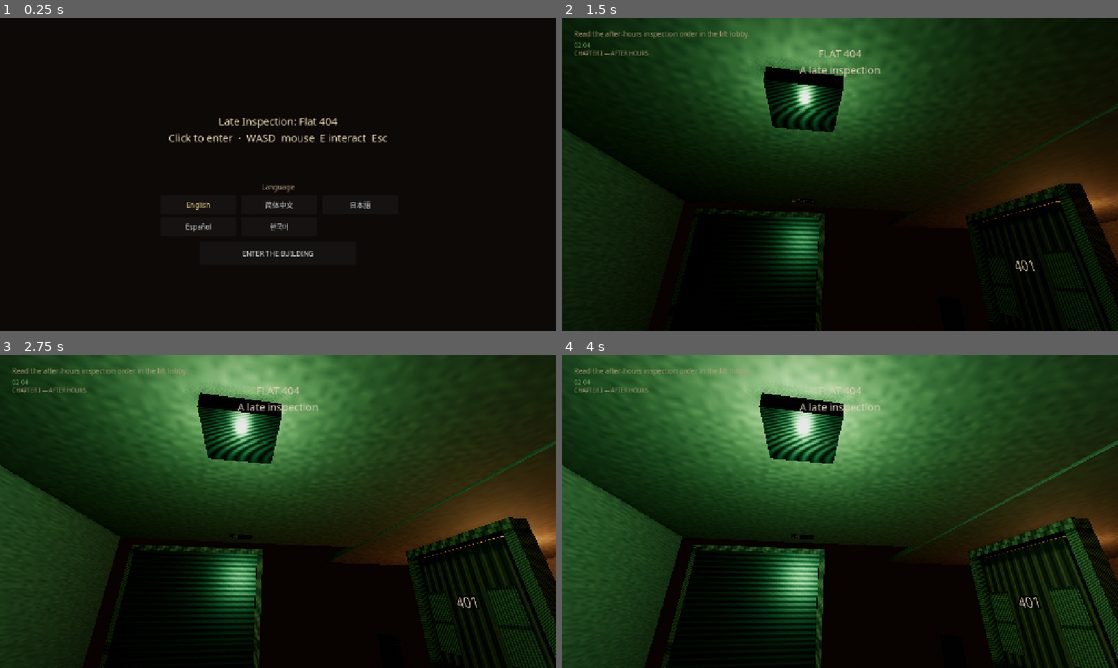
Above: before the commit, frames 1-4 (two rows, left to right).
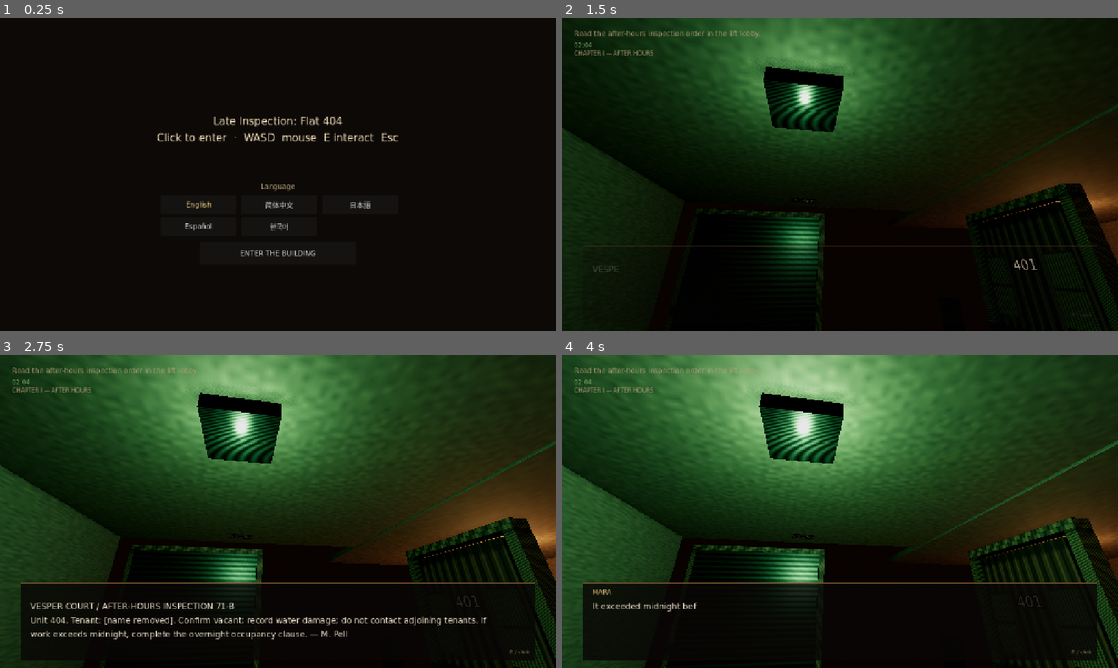
Above: after the commit, the same moments.

Repository: bfstone25-stack/play
Game: Godot game, scene res://scenes/main.tscn
Same seed, same stepped clock (60 frames per second), same inputs: the game is played once before the commit and once after it.
Inputs (mouse positions are in pixels of both pictures, inside the frame that each line leads up to):
- Up to frame 1 (0.25 s): no input
- Up to frame 2 (1.5 s): click "ENTER THE BUILDING" at 0.5 s; tap Enter at 1.25 s; move the mouse to (867, 174) at 1.27 s; hold W from 1.28 s (still down); hold F (flashlight) from 1.28 s (still down); click (867, 174) at 1.42 s
- Up to frame 3 (2.75 s): keep holding W; tap Space at 1.52, 2.27 s; move the mouse to (250, 511) at 2.02 s; release F (flashlight) at 2.03 s; tap E (interact) at 2.1 s
- Up to frame 4 (4 s): keep holding W; move the mouse to (851, 505) at 2.77 s; tap R at 2.85 s; tap Space at 3.5, 3.77 s; move the mouse to (834, 517) at 3.52 s; tap Enter at 3.6 s; click (834, 517) at 3.67 s

The runs differ from the first frame. In frame 1, 1.5% of the frame differs, in the area x 28-72%, y 31-77%; in frame 2, 1.3%; in frame 3, 6.7%; in frame 4, 7.8%, in the area x 2-97%, y 4-98%.
Error before the commit: Parse Error: Key "内心" was already used in this dictionary (at line 28). (res://scripts/vn_chrome.gd:38)

Commit message:
Stop Late Inspection CJK tofu and keep five locales monolingual.
Desktop loads OS CJK/Hangul FontFiles; Web uses browser system faces.
Speaker-key duplicates and mixed JA/KO control chrome are gone.

Co-authored-by: bfstone25-stack <bfstone25-stack@users.noreply.github.com>

Diff:
--- a/late-inspection/scripts/locale.gd
+++ b/late-inspection/scripts/locale.gd
@@ -258,9 +258,9 @@
 const JA := {
 	"lang.caption": "言語",
 	"splash.title": "深夜検査：404号室",
-	"splash.hint": "クリックで入る  ·  WASD  マウス  Eで調べる  Esc",
+	"splash.hint": "クリックで入る  ·  移動キー  マウス  調べる  一時停止",
 	"splash.start": "建物に入る",
-	"pause.title": "検査は停止中\nEscで再開 · 戻るとマウスは再ロック",
+	"pause.title": "検査は停止中\n一時停止キーで再開 · 戻るとマウスは再ロック",
 	"pause.resume": "検査を続ける",
 	"pause.restart": "到着からやり直す",
 	"doc.continue": "続ける  ›",
@@ -418,9 +418,9 @@
 const KO := {
 	"lang.caption": "언어",
 	"splash.title": "심야 점검: 404호",
-	"splash.hint": "클릭해서 들어가기  ·  WASD  마우스  E 조사  Esc",
+	"splash.hint": "클릭해서 들어가기  ·  이동키  마우스  조사  일시정지",
 	"splash.start": "건물 들어가기",
-	"pause.title": "점검이 멈춤\nEsc로 계속 · 돌아오면 마우스가 다시 잠김",
+	"pause.title": "점검이 멈춤\n일시정지 키로 계속 · 돌아오면 마우스가 다시 잠김",
 	"pause.resume": "점검 계속",
 	"pause.restart": "도착부터 다시",
 	"doc.continue": "계속  ›",
--- a/late-inspection/scripts/ui_font.gd
+++ b/late-inspection/scripts/ui_font.gd
@@ -1,9 +1,8 @@
 extends RefCounted
 class_name UiFont
 
-## System Latin first. CJK binds from an OS font file on desktop, or from
-## browser/system faces on Web. Never set a packed TTF as the project theme
-## font — Godot HTML5 Compatibility often leaves those as tofu boxes.
+## System Latin first (no allow_system_fallback). CJK/Hangul from FontFile
+## paths that actually have those glyphs. Packed TTF is never the theme font.
 
 static var _face: Font
 
@@ -14,16 +13,15 @@
 	if _face:
 		return _face
 	var latin := SystemFont.new()
-	latin.allow_system_fallback = true
-	latin.font_names = PackedStringArray(["Arial", "Helvetica", "Noto Sans", "DejaVu Sans", "sans-serif"])
+	latin.allow_system_fallback = false
+	latin.font_names = PackedStringArray(["Arial", "Helvetica", "DejaVu Sans", "Liberation Sans", "Noto Sans"])
 	var extras: Array[Font] = []
-	if not OS.has_feature("web"):
-		var path := _os_cjk_file()
-		if path != "":
-			var ttf := FontFile.new()
-			if ttf.load_dynamic_font(path) == OK:
-				extras.append(ttf)
-	extras.append(_system_cjk())
+	for path in _font_files():
+		var ttf := FontFile.new()
+		if ttf.load_dynamic_font(path) == OK:
+			extras.append(ttf)
+	if OS.has_feature("web"):
+		extras.append(_web_cjk())
 	latin.fallbacks = extras
 	_face = latin
 	return _face
@@ -37,31 +35,33 @@
 static func apply_3d(l: Label3D) -> void:
 	l.font = face()
 
-static func _system_cjk() -> Font:
+static func _web_cjk() -> Font:
 	var f := SystemFont.new()
 	f.allow_system_fallback = true
 	f.font_names = PackedStringArray([
-		"WenQuanYi Micro Hei", "文泉驛微米黑", "文泉驿微米黑",
-		"Droid Sans Fallback",
-		"Noto Sans CJK SC", "Noto Sans CJK JP", "Noto Sans CJK KR",
-		"Noto Sans SC", "Noto Sans JP", "Noto Sans KR",
-		"Source Han Sans SC", "Source Han Sans",
-		"Microsoft YaHei", "PingFang SC", "Hiragino Sans GB",
-		"Hiragino Sans", "Yu Gothic UI", "Yu Gothic",
-		"Malgun Gothic", "Apple SD Gothic Neo", "SimSun",
-		"AppleGothic", "sans-serif",
+		"Noto Sans CJK KR", "Malgun Gothic", "Apple SD Gothic Neo",
+		"Noto Sans CJK SC", "Noto Sans CJK JP", "Microsoft YaHei",
+		"PingFang SC", "Hiragino Sans", "Yu Gothic", "sans-serif",
 	])
 	return f
 
-static func _os_cjk_file() -> String:
+static func _font_files() -> Array[String]:
+	var out: Array[String] = []
 	for path in [
+		OS.get_environment("HOME").path_join(".local/share/fonts/NanumGothic.ttf"),
+		"/usr/share/fonts/truetype/nanum/NanumGothic.ttf",
+		"/usr/share/fonts/truetype/droid/DroidSansFallbackFull.ttf",
 		"/usr/share/fonts/truetype/wqy/wqy-microhei.ttc",
-		"/usr/share/fonts/truetype/droid/DroidSansFallbackFull.ttf",
 		"/usr/share/fonts/opentype/noto/NotoSansCJK-Regular.ttc",
-		"/usr/share/fonts/noto-cjk/NotoSansCJK-Regular.ttc",
+		"/usr/share/fonts/truetype/dejavu/DejaVuSans.ttf",
+		"C:/Windows/Fonts/malgun.ttf",
 		"C:/Windows/Fonts/msyh.ttc",
+		"/System/Library/Fonts/AppleSDGothicNeo.ttc",
 		"/System/Library/Fonts/PingFang.ttc",
 	]:
-		if FileAccess.file_exists(path):
-			return path
-	return ""
+		if path.begins_with("res://"):
+			if FileAccess.file_exists(path):
+				out.append(path)
+		elif FileAccess.file_exists(path):
+			out.append(path)
+	return out
--- a/late-inspection/scripts/vn_chrome.gd
+++ b/late-inspection/scripts/vn_chrome.gd
@@ -35,12 +35,7 @@
 	"ハロー": "spk.harrow",
 	"システム": "spk.system",
 	"オペレーター": "spk.system",
-	"内心": "spk.inner",
-	"MARA": "spk.mara",
-	"IRIS": "spk.iris",
-	"DANE": "spk.dane",
-	"PELL": "spk.pell",
-	"HARROW": "spk.harrow",
+	"独白": "spk.inner",
 	"INTERIOR": "spk.inner",
 	"SISTEMA": "spk.system",
 	"OPERADORA": "spk.system",
--- a/late-inspection/tests/visual_locale.gd
+++ b/late-inspection/tests/visual_locale.gd
@@ -22,6 +22,10 @@
 	await _shot("title-en")
 	Loc.set_code("ja")
 	await _shot("title-ja")
+	Loc.set_code("ko")
+	await _shot("title-ko")
+	Loc.set_code("es")
+	await _shot("title-es")
 	Loc.set_code("zh")
 	hud.hide_splash()
 	hud.show_story("order", Loc.t("beat.witness.1") + "\n---\n" + Loc.t("obj.0"), false, Callable())
Not shown, changed: late-inspection/export_presets.cfg
